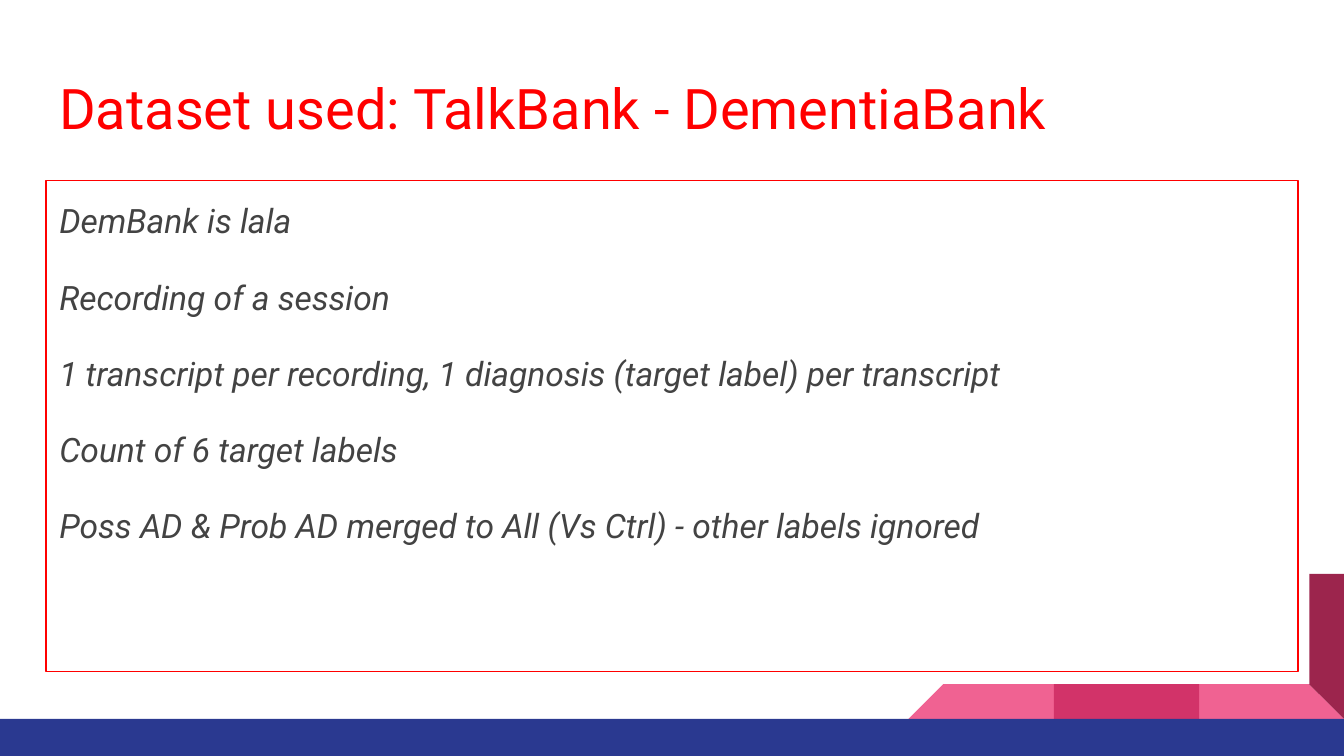
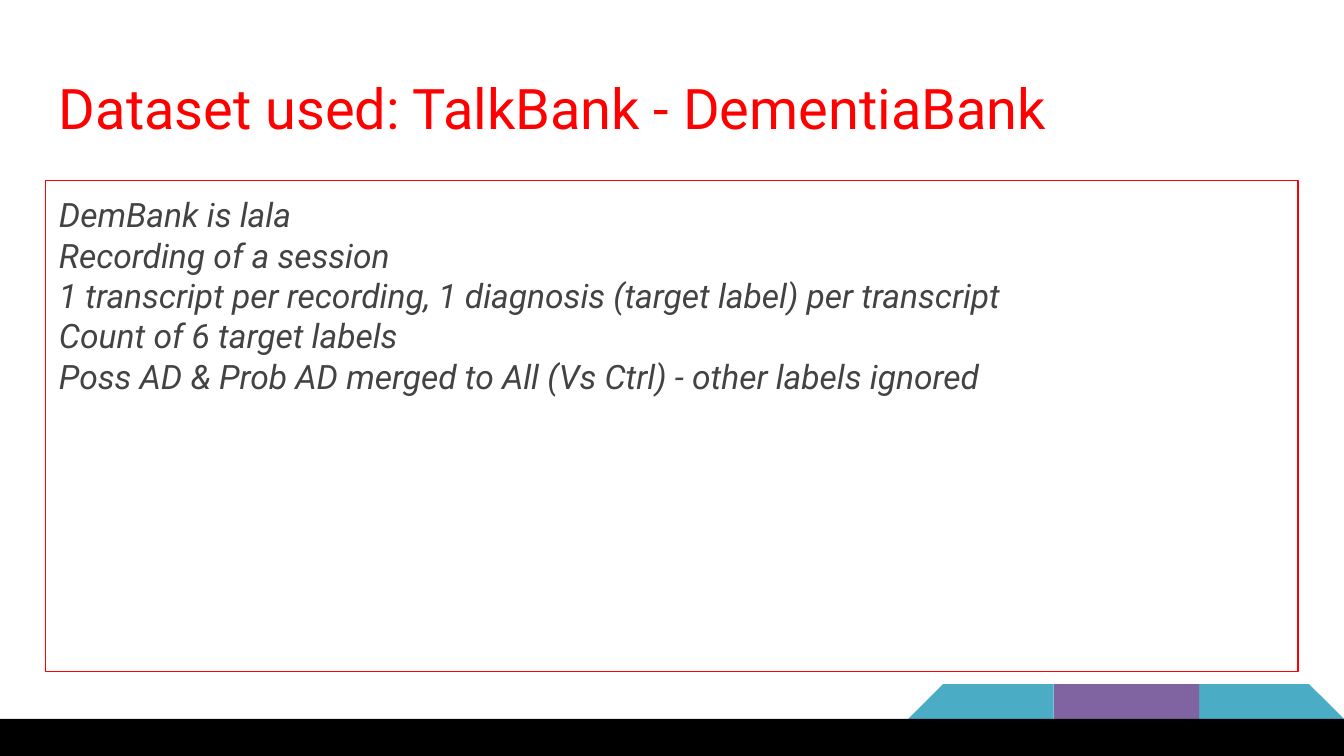
Before and after one commit to clairemk/Thesis_NLP_Alzheimers, a slide deck: slide 9 of WriteUp/Presentation/Project Pres- Interactional and Linguistic Analysis for Computationally Diagnosing Alzheimer’s Disease.pptx. Drawn at 1344x756 pixels with LibreOffice and Linux fonts; fonts in the diff are those of the drawing. Boxes give left, top, right and bottom in pixels: in the first picture for what was removed or moved away, otherwise in the second. Text is boxed around its words. In the diff, an @@ line names an element or a change of style, - is before the commit and + after.

```diff
--- a/WriteUp/Presentation/Project Pres- Interactional and Linguistic Analysis for Computationally Diagnosing Alzheimer’s Disease.pptx
+++ b/WriteUp/Presentation/Project Pres- Interactional and Linguistic Analysis for Computationally Diagnosing Alzheimer’s Disease.pptx
@@ rectangle "DemBank is lala" at <box>46,180,1298,671</box>: line spacing 1.15 to 1; less space between paragraphs; text to rectangle; outline #FF0000 0.75 pt to #FF0000 0.74 pt @@
@@ right triangle at <box>909,574,1054,719</box>: fill #F06292 to #4BACC6 @@
@@ rectangle at <box>1054,574,1199,719</box>: fill #D23369 to #8064A2 @@
@@ right triangle at <box>1199,574,1344,719</box>: fill #F06292 to #4BACC6 @@
@@ right triangle removed at <box>1199,574,1344,719</box> @@
@@ rectangle at <box>0,719,1344,755</box>: fill #2A3990 to #000000 @@
```
Also in this commit, not shown: 31 other slides changed, 1 other file.
